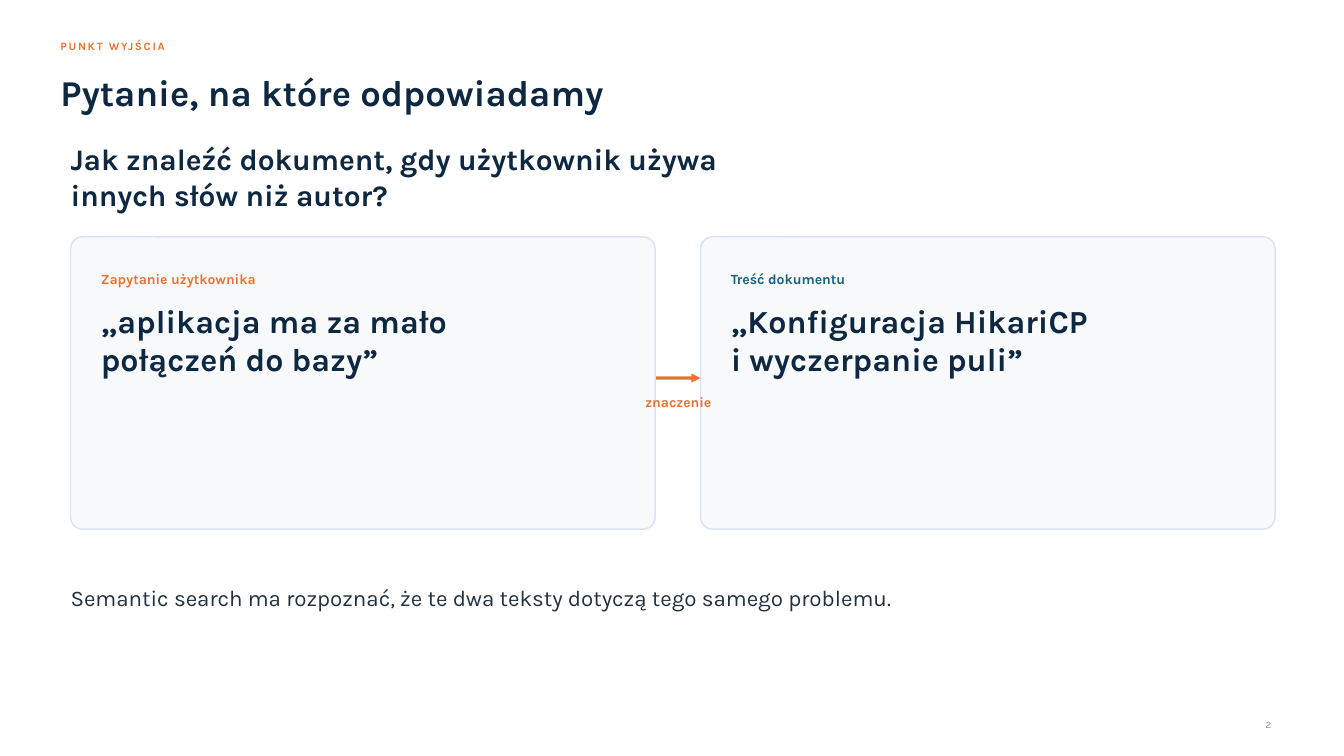
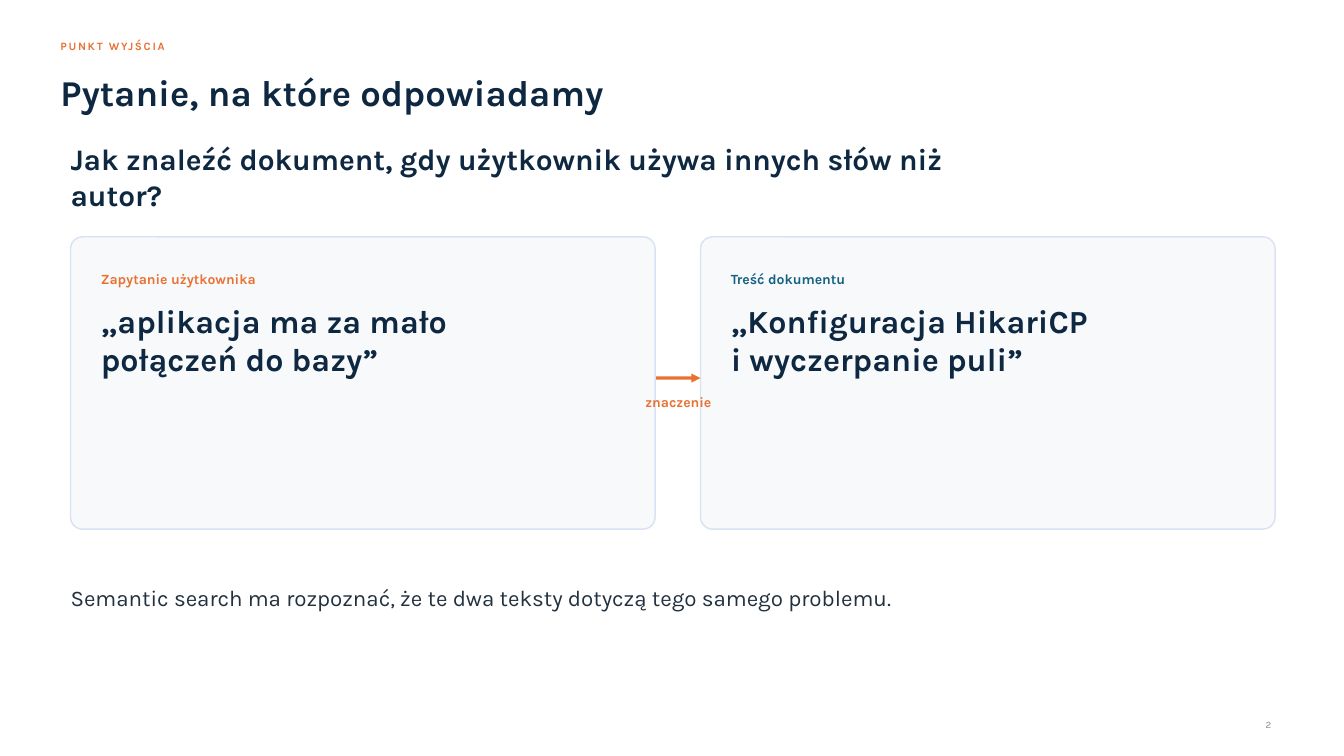
Before and after one commit to toudidel/semantic-search-demo, a slide deck: slide 2 of semantic-search.pptx. Drawn at 1344x756 pixels with LibreOffice and Linux fonts; fonts in the diff are those of the drawing. Boxes give left, top, right and bottom in pixels: in the first picture for what was removed or moved away, otherwise in the second. Text is boxed around its words. In the diff, an @@ line names an element or a change of style, - is before the commit and + after.

```diff
--- a/semantic-search.pptx
+++ b/semantic-search.pptx
@@ text "Jak znaleźć dokument, gdy użytkownik ..." rewrapped from <box>71,146,716,213</box> to <box>71,146,942,207</box> @@
```
Also in this commit, not shown: 12 other slides changed, 1 slide added, 1 slide removed.
